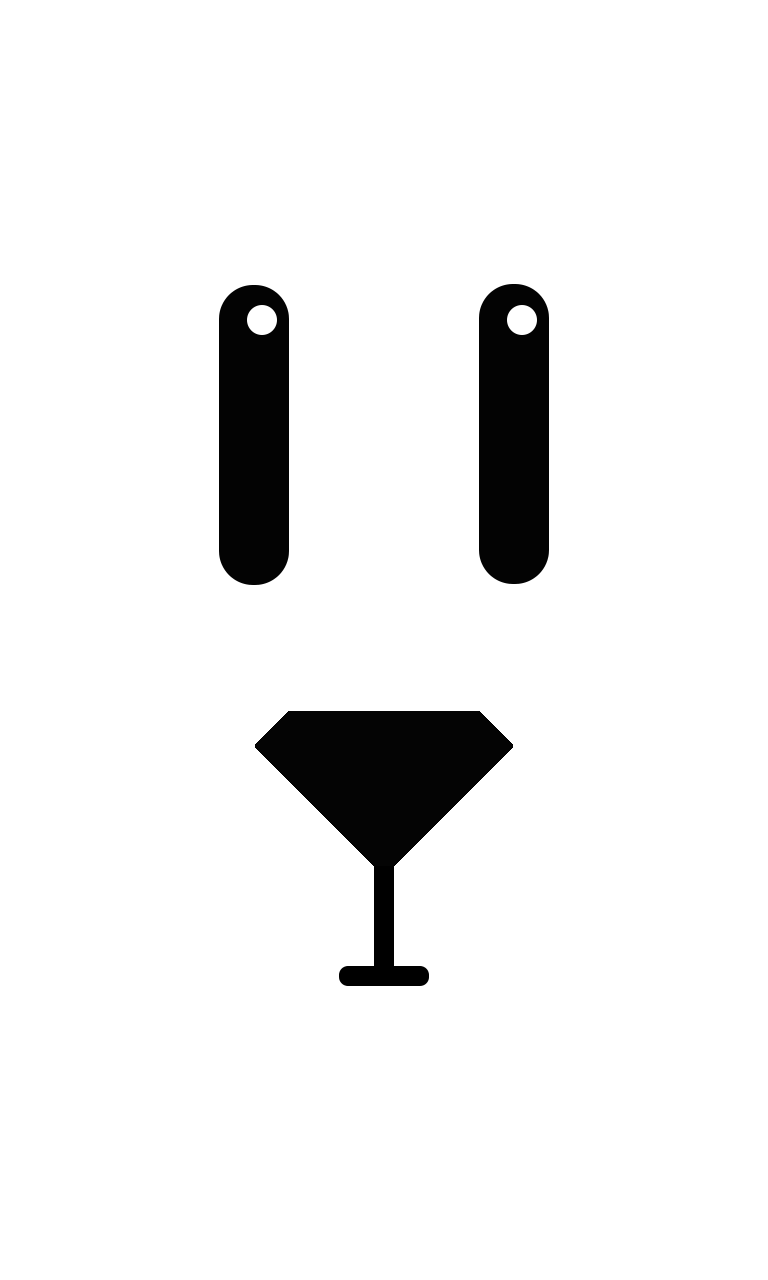
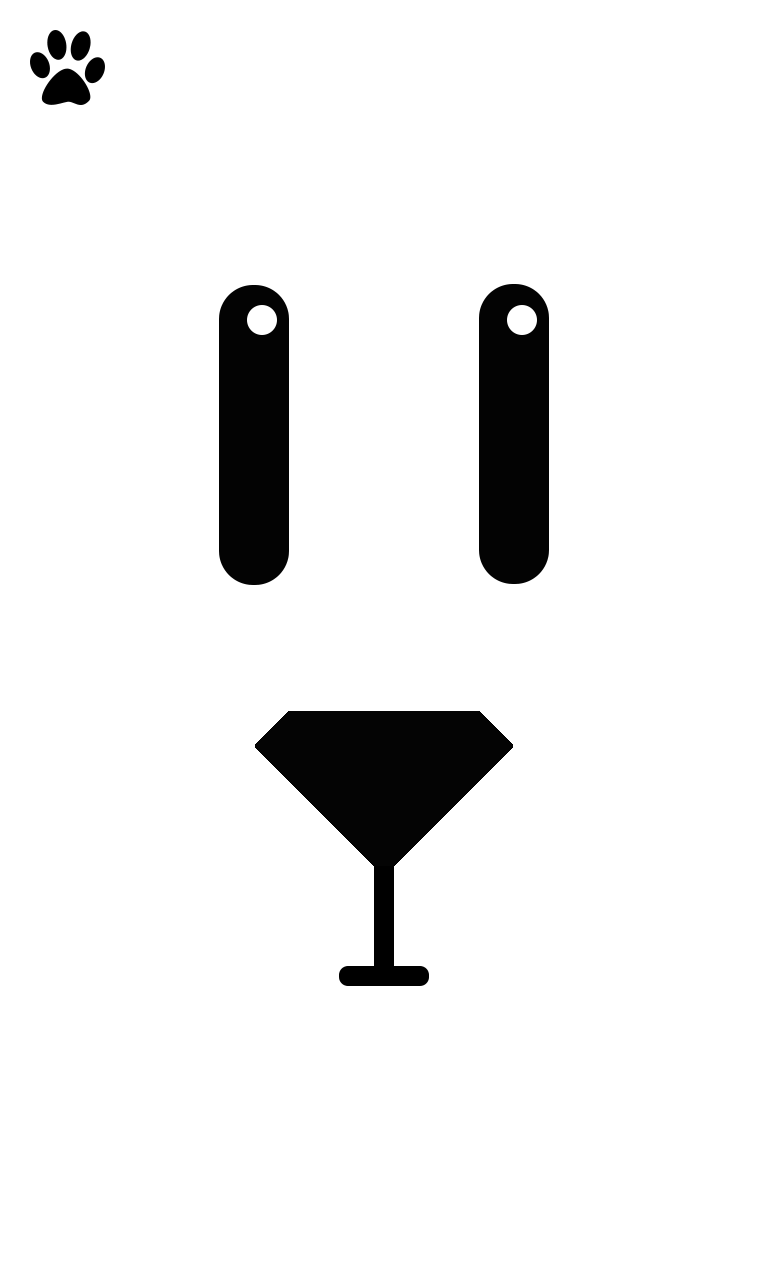
Comparing the layer stacks of the two 768×1280 images. Changes:
added layer "Shape 1" above "Background" over [30, 30, 105, 105]
